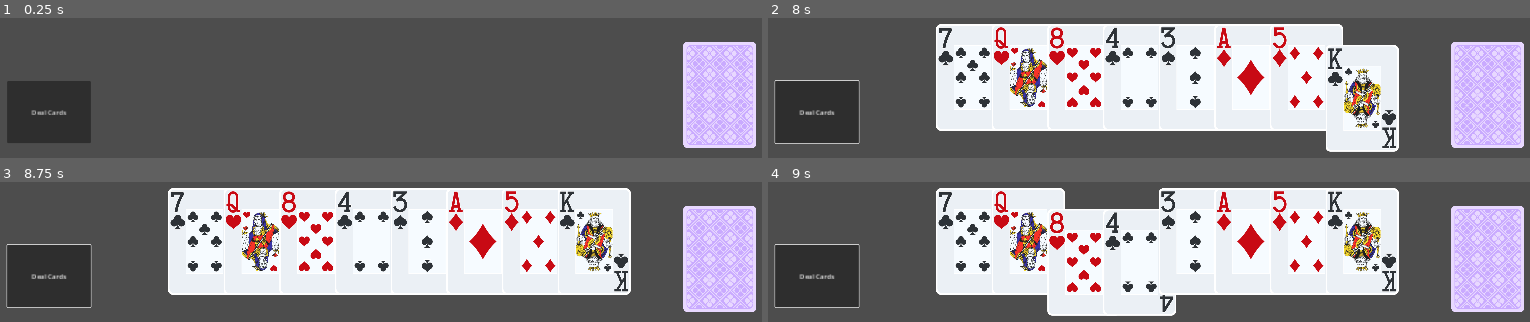
Above: before the commit, frames 1-4 (two rows, left to right).
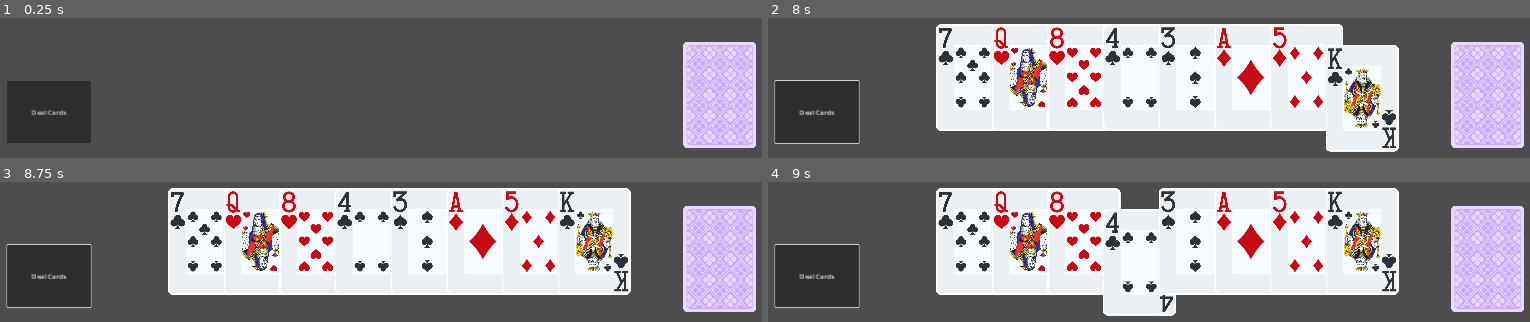
Above: after the commit, the same moments.

Repository: joverlee521/godot-card-game
Game: Godot game, scene res://scenes/card_battle.tscn
Two runs of this game, one before a commit and one after it. Both use one fixed random seed, a clock stepped at 60 frames per second and the inputs below. The project has no main scene, so this scene is started directly.
Inputs (mouse positions are in pixels of both pictures, inside the frame that each line leads up to):
- Up to frame 1 (0.25 s): no input
- Up to frame 2 (8 s): click "Deal Cards" at 0.5 s; click "Deal Cards" at 1.25 s; click "Deal Cards" at 2 s; move the mouse to (973, 99) at 2.77 s; press the mouse at (973, 99) at 2.78 s; tap Enter at 3.5, 5, 6.5 s; move the mouse to (1027, 99) at 3.52 s; release the mouse at (1027, 99) at 3.53 s; click (1027, 99) at 3.6 s; tap Space at 4.25, 5.75, 7.25 s; move the mouse to (1080, 99) at 4.27 s; press the mouse at (1080, 99) at 4.28 s; move the mouse to (1141, 99) at 5.02 s; release the mouse at (1141, 99) at 5.03 s; click (1141, 99) at 5.1 s; move the mouse to (1194, 99) at 5.77 s; press the mouse at (1194, 99) at 5.78 s; move the mouse to (1248, 99) at 6.52 s; release the mouse at (1248, 99) at 6.53 s; click (1248, 99) at 6.6 s; move the mouse to (1309, 99) at 7.27 s; press the mouse at (1309, 99) at 7.28 s
- Up to frame 3 (8.75 s): move the mouse to (594, 263) at 8.02 s; release the mouse at (594, 263) at 8.03 s; click (594, 263) at 8.1 s
- Up to frame 4 (9 s): move the mouse to (1103, 198) at 8.77 s; press the mouse at (1103, 198) at 8.78 s

Frames 1-3 are identical in both runs. In frame 4, 3.6% of the frame differs, in the area x 36-47%, y 4-96%.

Commit message:
card_scene: Add custom input handler for clicking
Using custom input handler to work around issue where overlapping
Area2D objects both get input events.

Can remove workaround if upgrading to Godot v4.3.

Diff:
--- a/project.godot
+++ b/project.godot
@@ -19,3 +19,11 @@
 window/size/viewport_width=1920
 window/size/viewport_height=1080
 window/stretch/mode="canvas_items"
+
+[input]
+
+mouse_left_click={
+"deadzone": 0.5,
+"events": [Object(InputEventMouseButton,"resource_local_to_scene":false,"resource_name":"","device":-1,"window_id":0,"alt_pressed":false,"shift_pressed":false,"ctrl_pressed":false,"meta_pressed":false,"button_mask":0,"position":Vector2(0, 0),"global_position":Vector2(0, 0),"factor":1.0,"button_index":1,"canceled":false,"pressed":false,"double_click":false,"script":null)
+]
+}
--- a/scenes/card.gd
+++ b/scenes/card.gd
@@ -23,6 +23,8 @@
 var card_suit: String
 var card_name: String
 var card_value: int
+
+var mouse_entered_card: bool = false
 var card_selected: bool = false
 
 
@@ -49,13 +51,24 @@
 	$Sprite2D.texture = load(image_file)
 
 
-func _on_input_event(viewport, event, shape_idx):
-	if (event.is_pressed()
-		and event.button_index == MOUSE_BUTTON_LEFT):
-
+# Custom handler for input to work around overlapping Area2D objects both getting input
+# See https://github.com/godotengine/godot/issues/29825
+# Resolved in https://github.com/godotengine/godot/pull/75688
+# which was released in Godot v4.3
+func _unhandled_input(event):
+	if (event.is_action_pressed("mouse_left_click")
+	and mouse_entered_card):
 		card_selected = !card_selected
 
 		if card_selected:
 			position.y = position.y - 50
 		else:
 			position.y = position.y + 50
+
+		self.get_viewport().set_input_as_handled()
+
+func _on_Area2D_mouse_entered():
+	mouse_entered_card = true
+
+func _on_Area2D_mouse_exited():
+	mouse_entered_card = false
--- a/scenes/card.tscn
+++ b/scenes/card.tscn
@@ -19,4 +19,5 @@
 position = Vector2(1, 2)
 shape = SubResource("RectangleShape2D_b8mos")
 
-[connection signal="input_event" from="." to="." method="_on_input_event"]
+[connection signal="mouse_entered" from="." to="." method="_on_Area2D_mouse_entered"]
+[connection signal="mouse_exited" from="." to="." method="_on_Area2D_mouse_exited"]
